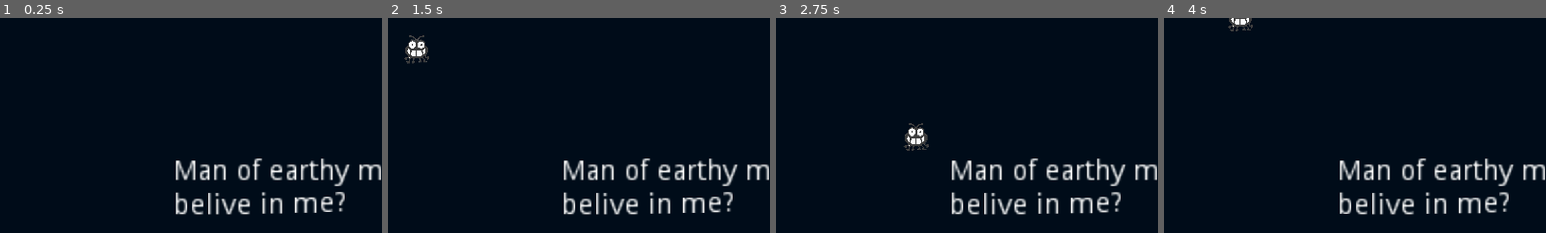
Above: before the commit, frames 1-4 (left to right).
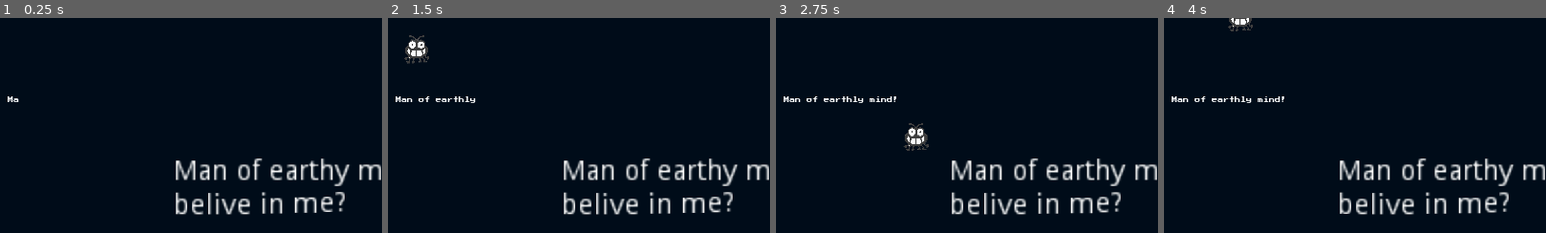
Above: after the commit, the same moments.

Repository: VictorieeMan/Bug-Off-2021
Game: Godot game, scene res://level_0.tscn
Same seed, same stepped clock (60 frames per second), same inputs: the game is played once before the commit and once after it. This scene is started directly instead of the project's main scene. Sound files missing from this copy of the repository are replaced by a short silence.
Inputs (mouse positions are % of the whole screen's width and height, from its top left):
- Up to frame 1 (0.25 s): no input
- Up to frame 2 (1.5 s): move the mouse to (72, 45) at 0.52 s; hold Right (ui_right) 0.53-1.28 s; move the mouse to (30, 55) at 1.27 s; hold Down (ui_down) from 1.28 s (still down)
- Up to frame 3 (2.75 s): move the mouse to (60, 28) at 2.02 s; release Down (ui_down) at 2.03 s; hold Right (ui_right) from 2.03 s (still down)
- Up to frame 4 (4 s): move the mouse to (45, 70) at 2.77 s; release Right (ui_right) at 2.78 s; hold Up (ui_up) 2.78-3.53 s; move the mouse to (80, 65) at 3.52 s; hold Left (ui_left) from 3.53 s (still down)
The pictures show only the part of the screen within x 12-62%, y 0-50%; the shares and areas given below are measured in that part.

The runs differ from the first frame. In frame 1, less than 0.1% of the frame differs, in the area x 2-5%, y 36-40%; in frame 2, 0.3%; in frame 3, 0.4%, in the area x 2-32%, y 36-40%; in frame 4, 0.4%.

Commit message:
Added sounded typing!
For the "god" voice ;-)

Diff:
--- a/Assets/Press_Start_2P/PressStart_font.tres
+++ b/Assets/Press_Start_2P/PressStart_font.tres
@@ -1,3 +1,6 @@
-[gd_resource type="DynamicFont" format=2]
+[gd_resource type="DynamicFont" load_steps=2 format=2]
+
+[ext_resource path="res://Assets/Press_Start_2P/PressStart2P-Regular.ttf" type="DynamicFontData" id=1]
 
 [resource]
+font_data = ExtResource( 1 )
--- a/level_0.tscn
+++ b/level_0.tscn
@@ -1,8 +1,9 @@
-[gd_scene load_steps=4 format=2]
+[gd_scene load_steps=5 format=2]
 
 [ext_resource path="res://player_Area2D.tscn" type="PackedScene" id=1]
 [ext_resource path="res://level_0.gd" type="Script" id=2]
 [ext_resource path="res://Assets/Spacial Winds.mp3" type="AudioStream" id=3]
+[ext_resource path="res://typedMessage.tscn" type="PackedScene" id=4]
 
 [node name="level_0" type="Node"]
 script = ExtResource( 2 )
@@ -43,4 +44,7 @@
 "_edit_use_anchors_": false
 }
 
+[node name="typedMessage" parent="." instance=ExtResource( 4 )]
+position = Vector2( 248, 200 )
+
 [connection signal="timeout" from="intro_length" to="." method="_on_intro_length_timeout"]
--- a/menu.tscn
+++ b/menu.tscn
@@ -107,7 +107,7 @@
 "_edit_use_anchors_": false
 }
 
-[node name="ultimateBug" type="Label" parent="titleLabels"]
+[node name="bugOff" type="Label" parent="titleLabels"]
 margin_left = 370.812
 margin_top = 69.9246
 margin_right = 418.812
@@ -118,7 +118,7 @@
 "_edit_use_anchors_": false
 }
 
-[node name="bugOff" type="Label" parent="titleLabels"]
+[node name="ultimateBug" type="Label" parent="titleLabels"]
 margin_left = 389.882
 margin_top = 318.898
 margin_right = 741.882
--- /dev/null
+++ b/typedMessage.gd
@@ -0,0 +1,65 @@
+extends Node2D
+
+
+# Declare member variables here. Examples:
+var messages = [
+	"Man of earthly mind!",
+	"Do you belive in me?"
+]
+
+var typing_speed = .1
+var read_time = 2
+
+var current_message = 0
+var display = ""
+var current_char = 0
+
+# Called when the node enters the scene tree for the first time.
+func _ready():
+	$AudioStreamPlayer2D.play()
+	start_dialogue()
+
+func start_dialogue():
+	current_message = 0
+	display = ""
+	current_char = 0
+
+	$next_char.set_wait_time(typing_speed)
+	$next_char.start()
+
+func stop_dialogue():
+	$AudioStreamPlayer2D.stop()
+	#get_parent().remove_child(self)
+	#queue_free()
+	pass
+
+func _on_next_char_timeout():
+	if(current_char < len(messages[current_message])):
+		var next_char = messages[current_message][current_char]
+		display += next_char
+
+		$Label.text = display
+		current_char +=1
+	else:
+		$next_char.stop()
+		$AudioStreamPlayer2D.stop()
+		$next_message.set_wait_time(read_time)
+		$next_message.start()
+
+func _on_next_message_timeout():
+	if(current_message == len(messages) - 1):
+		stop_dialogue()
+	else:
+		current_message += 1
+		display = ""
+		current_char = 0
+		$AudioStreamPlayer2D.play()
+		$next_char.start()
+
+# Called every frame. 'delta' is the elapsed time since the previous frame.
+#func _process(delta):
+#	pass
+
+#Special thanks to erdavids for sharing educational script on youtube and github gists
+#https://gist.github.com/erdavids/db39bd67dc420ed41ad385334154bc25
+#https://www.youtube.com/watch?v=Cp9g2GY7aTg
--- /dev/null
+++ b/typedMessage.tscn
@@ -0,0 +1,27 @@
+[gd_scene load_steps=4 format=2]
+
+[ext_resource path="res://typedMessage.gd" type="Script" id=1]
+[ext_resource path="res://Assets/Press_Start_2P/PressStart_font.tres" type="DynamicFont" id=2]
+[ext_resource path="res://Assets/laptop-keyboard-1.wav" type="AudioStream" id=3]
+
+[node name="typedMessage" type="Node2D"]
+script = ExtResource( 1 )
+
+[node name="Label" type="Label" parent="."]
+margin_right = 40.0
+margin_bottom = 14.0
+custom_fonts/font = ExtResource( 2 )
+text = "tests"
+__meta__ = {
+"_edit_use_anchors_": false
+}
+
+[node name="next_char" type="Timer" parent="."]
+
+[node name="next_message" type="Timer" parent="."]
+
+[node name="AudioStreamPlayer2D" type="AudioStreamPlayer2D" parent="."]
+stream = ExtResource( 3 )
+
+[connection signal="timeout" from="next_char" to="." method="_on_next_char_timeout"]
+[connection signal="timeout" from="next_message" to="." method="_on_next_message_timeout"]
Not shown, changed: Assets/@References.txt
Not shown, added: Assets/laptop-keyboard-1.wav.import
Not shown, added: Assets/laptop-keyboard-1.wav
